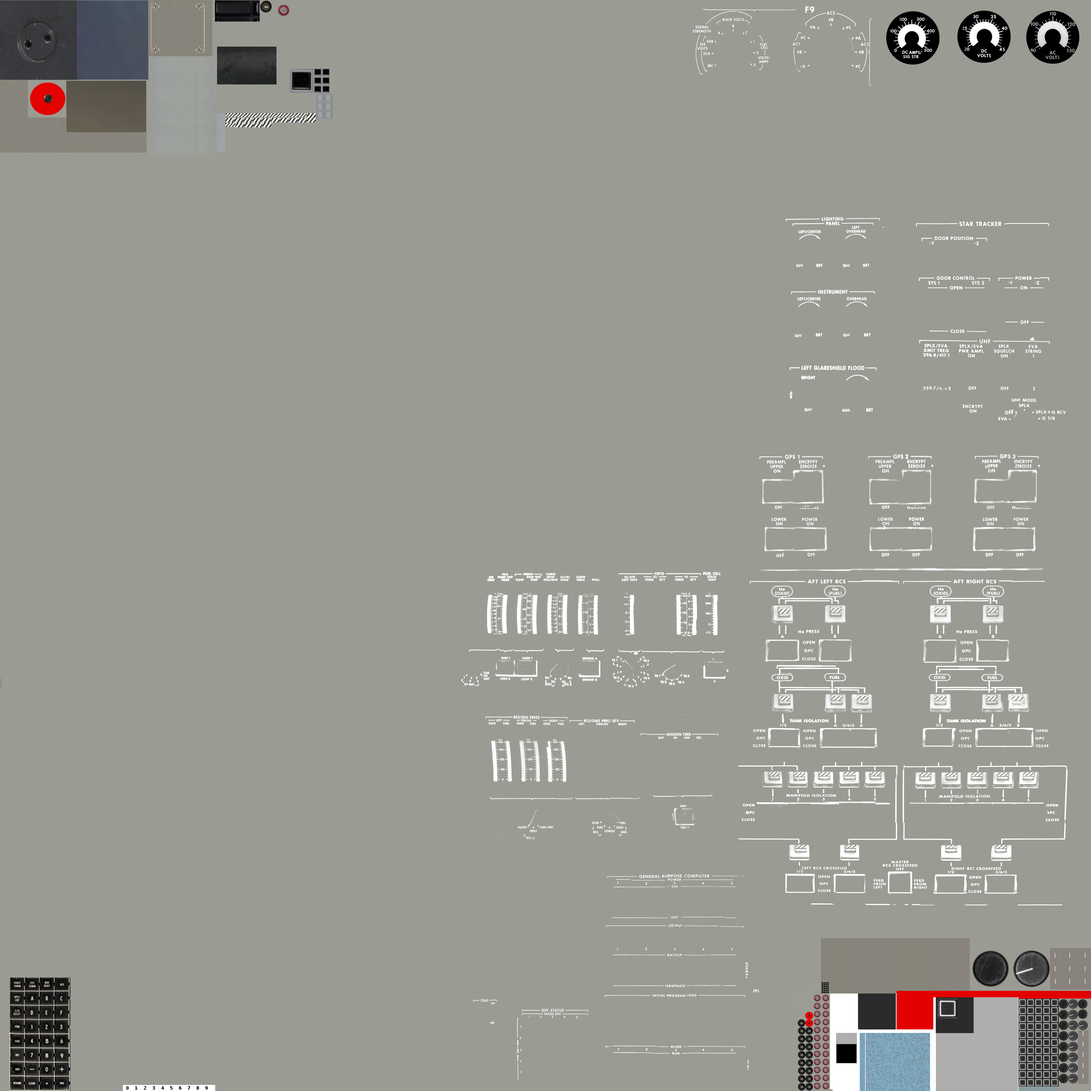
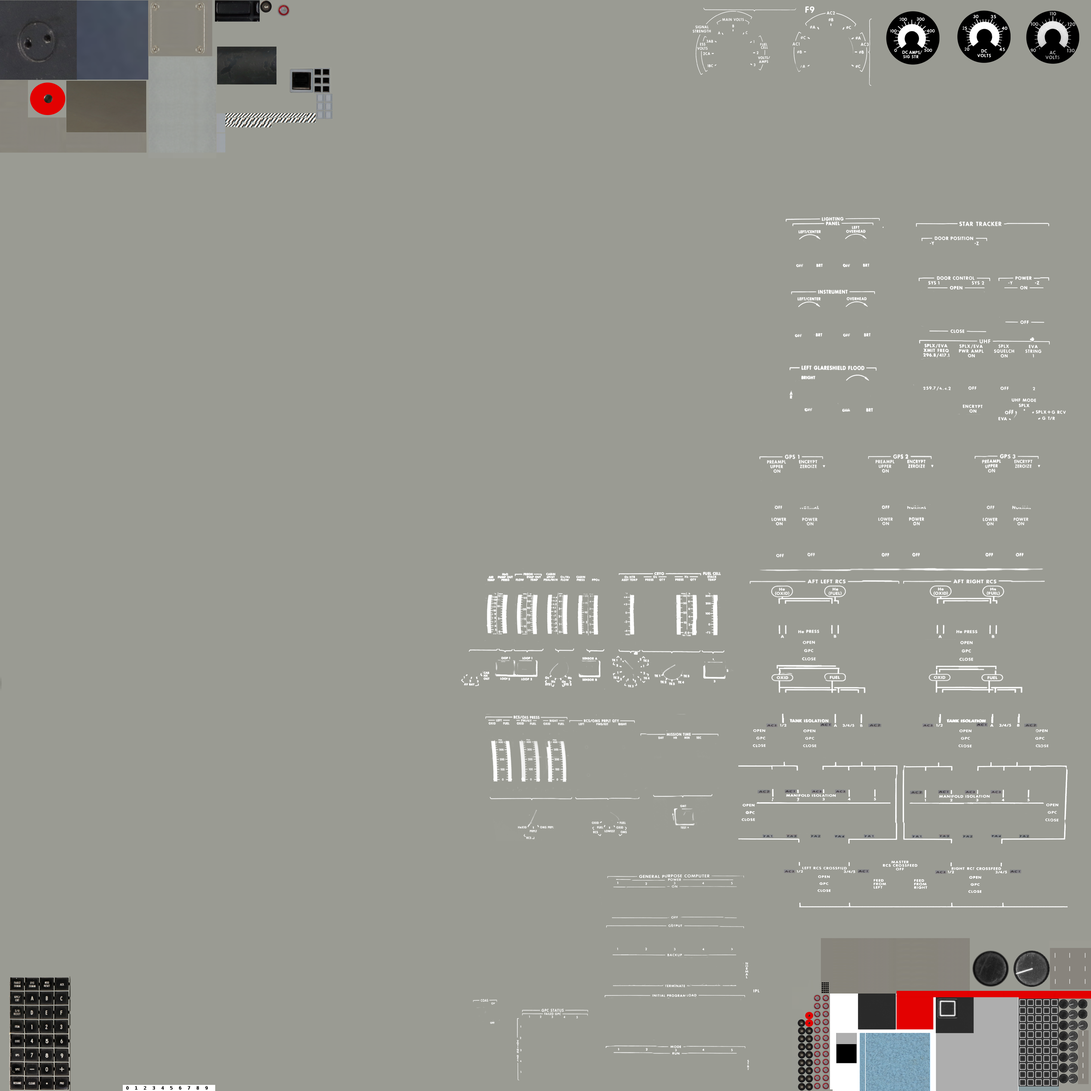
Layer changes from the first 1091 x 1091 image to the second:
painted on "O7.png" over [756, 469, 1069, 908]
